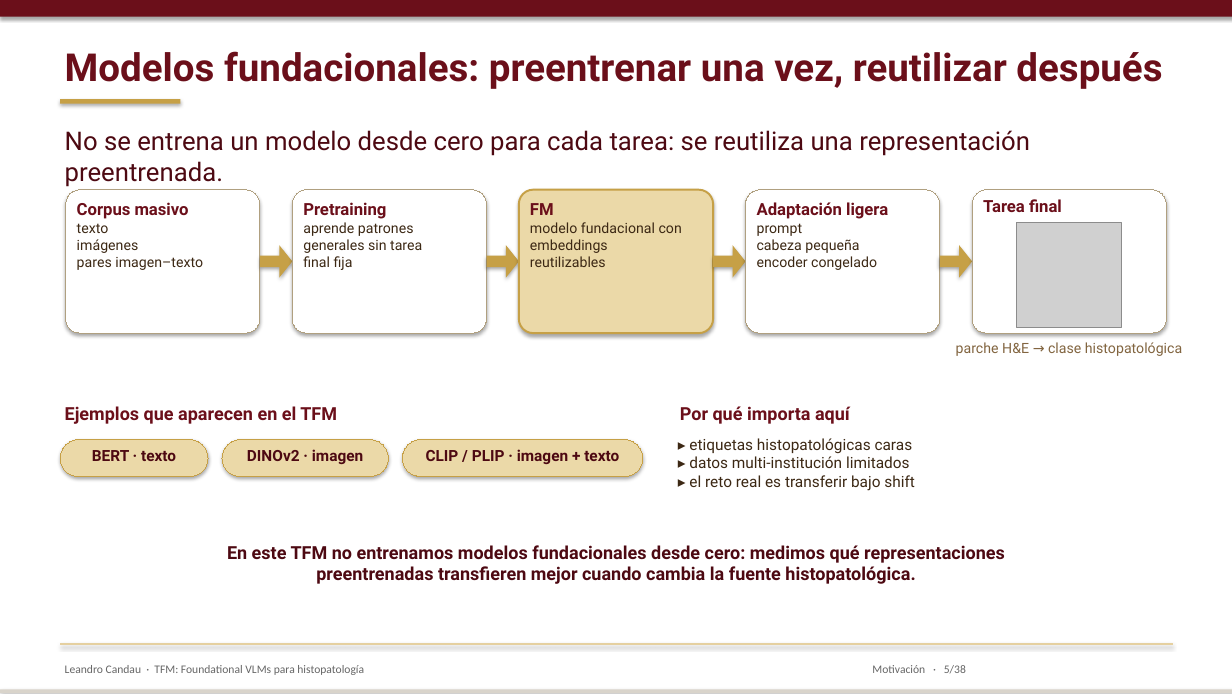
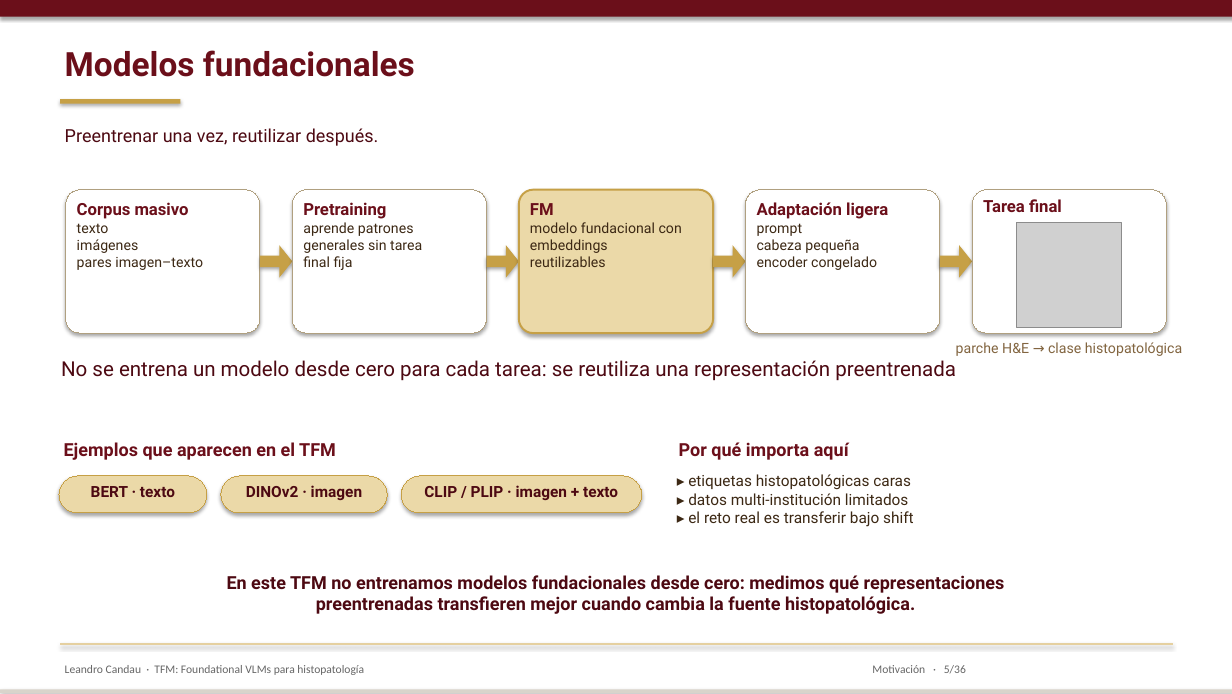
Before and after one commit to lcandau/histopathology-clip-lab, a slide deck: slide 5 of report/TFM_defense.pptx. Drawn at 1232x694 pixels with LibreOffice and Linux fonts; fonts in the diff are those of the drawing; grey boxes stand for pictures. Boxes give left, top, right and bottom in pixels: in the first picture for what was removed or moved away, otherwise in the second. Text is boxed around its words. In the diff, an @@ line names an element or a change of style, - is before the commit and + after.

```diff
--- a/report/TFM_defense.pptx
+++ b/report/TFM_defense.pptx
@@ text at <box>65,50,415,77</box>: text changed; size 30 to 26 pt @@
-Modelos fundacionales: preentrenar una vez, reutilizar después
+Modelos fundacionales
@@ text added at <box>65,128,379,146</box>, 14 pt, text #4D0912 @@
+Preentrenar una vez, reutilizar después.
@@ text at <box>61,360,956,381</box>: text changed; size 20 to 16 pt @@
-No se entrena un modelo desde cero para cada tarea: se reutiliza una representación preentrenada.
+No se entrena un modelo desde cero para cada tarea: se reutiliza una representación preentrenada
@@ 6 texts, 3 rounded rectangles: place and size @@
-6 texts, 3 rounded rectangles at <box>60,406,915,491</box>
+6 texts, 3 rounded rectangles at <box>59,442,914,527</box>
@@ text "En este TFM no entrenamos ...": place and size @@
-text "En este TFM no entrenamos ..." at <box>227,545,1005,584</box>
+text "En este TFM no entrenamos ..." at <box>227,575,1005,614</box>
```
Also in this commit, not shown: 28 other slides changed, 1 slide added, 3 slides removed.
